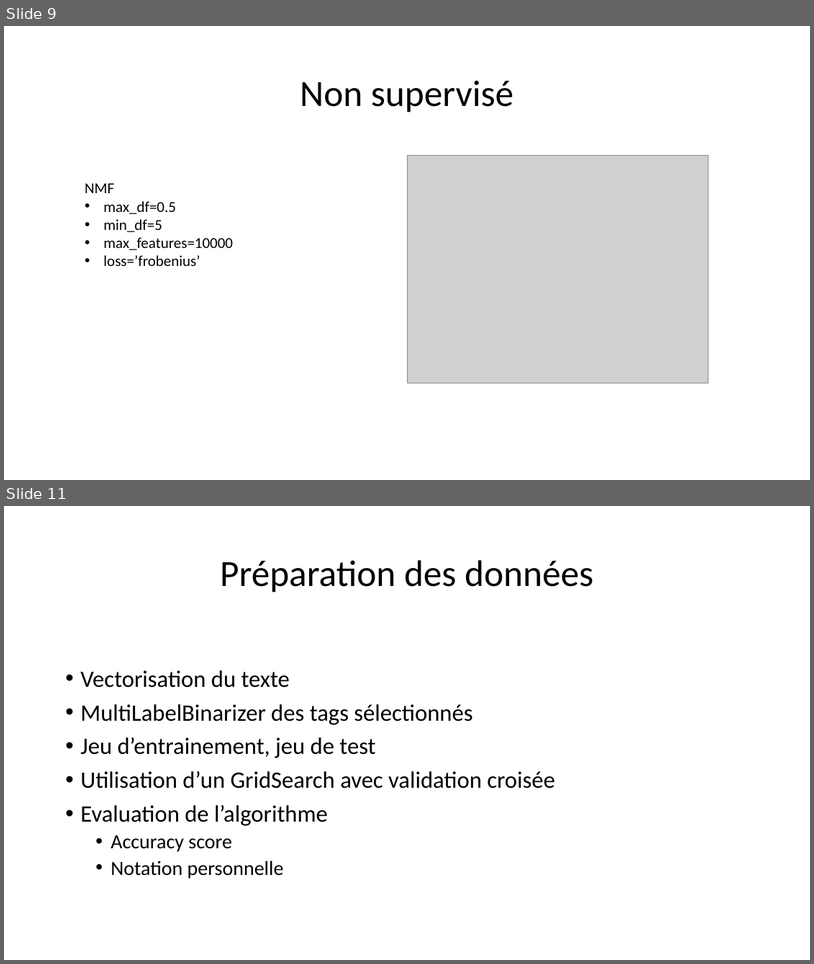
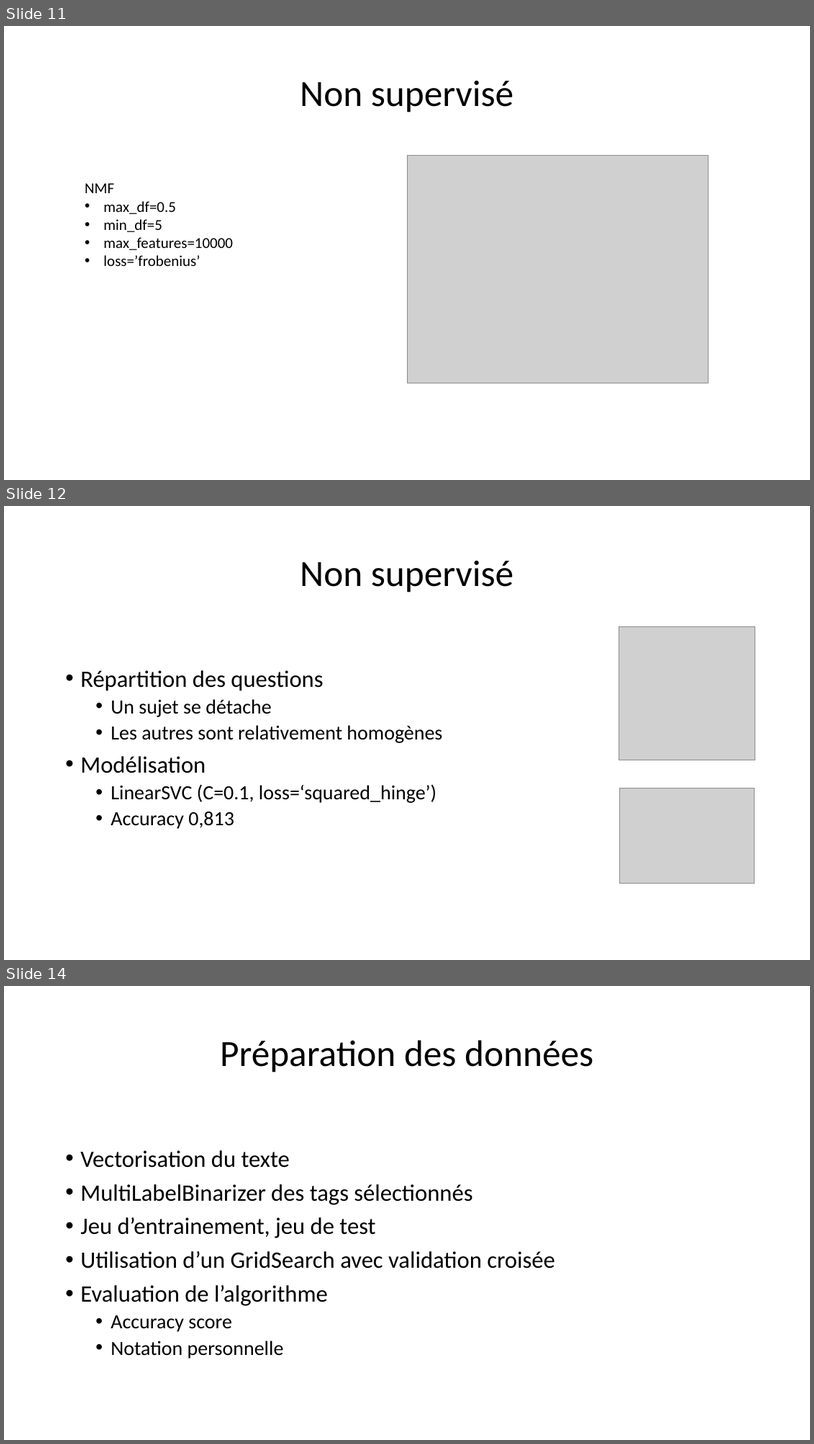
Before and after one commit to morganscao/Projet6, a slide deck: Rapport/P6 - Présentation.ppsx. Shown one above the other, each under a label of ours: slides 9 and 11 before the commit, slides 11, 12 and 14 after it; the slides between them are not shown. The pictures are 814x964 and 814x1444 pixels, drawn with LibreOffice and Linux fonts; fonts in the diff are those of the drawing; grey boxes stand for pictures. Boxes give left, top, right and bottom in pixels: in the first picture for what was removed or moved away, otherwise in the second. Text is boxed around its words. In the diff, an @@ line names an element or a change of style, - is before the commit and + after.

```diff
--- a/Rapport/P6 - Présentation.ppsx
+++ b/Rapport/P6 - Présentation.ppsx
@@ slide 12 added at [4, 506, 810, 960], background #FFFFFF @@
@@ title added at [300, 560, 514, 592], 44 pt, text #000000 @@
+Non supervisé
@@ picture added at [619, 627, 756, 760] @@
@@ text added at [80, 670, 442, 829], 24 pt, text #000000 @@
+• Répartition des questions
+  • Un sujet se détache
+  • Les autres sont relativement homogènes
+• Modélisation
+  • LinearSVC (C=0.1, loss=‘squared_hinge’)
+  • Accuracy 0,813
@@ picture added at [620, 788, 756, 883] @@
@@ what was slide 9 is now slide 11 @@
@@ what was slide 11 is now slide 14 @@
```
Also in this commit, not shown: 6 slides changed, 1 other slide added, 1 other file.
